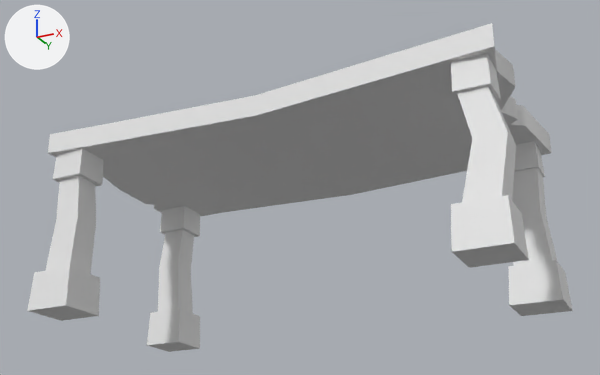
Renders of the FBX model ArtAssets/Environment/SM_Table.fbx from each side of a commit.
One viewpoint serves both versions: a 50 mm camera at (1.51, -3.02, -0.81) aimed at (0.01, -0.02, 0.54). Lighting does not change. The marker at upper left points along +X, +Y and +Z. The first picture is the older version. Where no turn or scale is listed for an object, it has been applied to the vertices.

Names of what the first picture shows: 'SM_Table'.
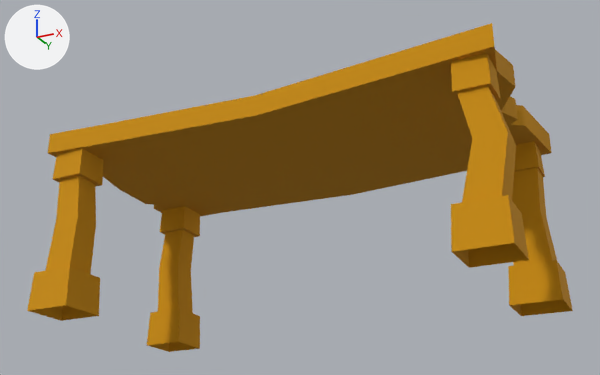
Pixel boxes [x1, y1, x2, y2] of what changed, in the pictures (600 x 375 px):
part 1 of me_mesh, deleted
    before: [29, 305, 200, 352]
part 2 of me_mesh, deleted
    before: [452, 243, 572, 316]
part 3 of me_mesh, recoloured (white to orange)
    both: [27, 23, 573, 348]

The change, as a diff of the scene's bpy script:
```diff
--- a/ArtAssets/Environment/SM_Table.fbx.py
+++ b/ArtAssets/Environment/SM_Table.fbx.py
@@ mat_trimsheet @@
+mat_trimsheet = principled_material('TrimSheet')
+mat_trimsheet.base_color = (0.615, 0.277, 0.0)  # orange #ce9000
+mat_trimsheet.roughness = 1.0
@@ me_mesh @@
 # used by ob_sm_table; location = (0.0, 0.0, 0.0)
-me_mesh.from_pydata(...)  # 200 vertices, 194 faces; spans x -1.0..1.01, y -0.5..0.57, z 0.0..0.8
+me_mesh.from_pydata(...)  # 168 vertices, 154 faces; spans x -1.0..1.01, y -0.5..0.57, z 0.0..0.8
+# me_mesh part 1
+# 16 vertices are removed from x -0.97..-0.83, y -0.47..0.47, z 0.0..0.75
+# 20 faces are deleted
+# me_mesh part 2
+# 16 vertices are removed from x 0.81..0.99, y -0.47..0.49, z 0.0..0.75
+# 20 faces are deleted
+# me_mesh part 3: 154 faces spanning x -1.0..1.01, y -0.5..0.57, z 0.0..0.8 switch from mat_openpbr_shader1 (white #e7e7e7) to mat_trimsheet (orange #ce9000)
```
